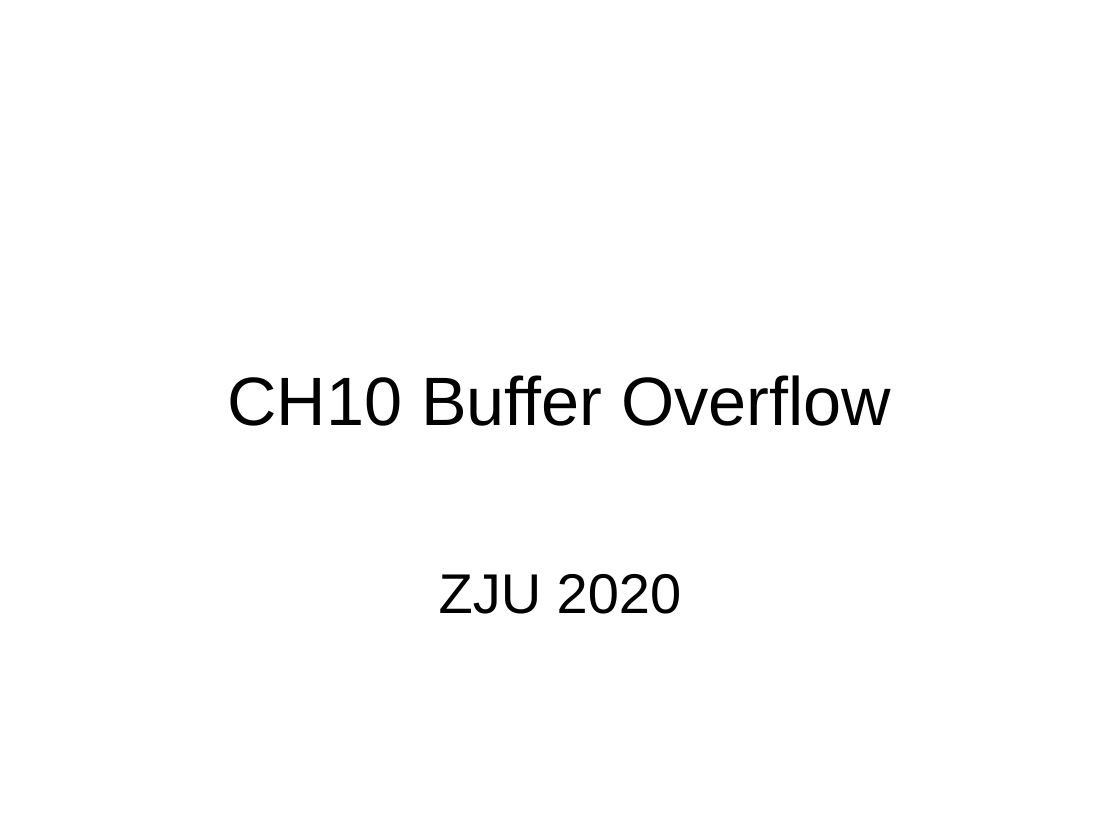
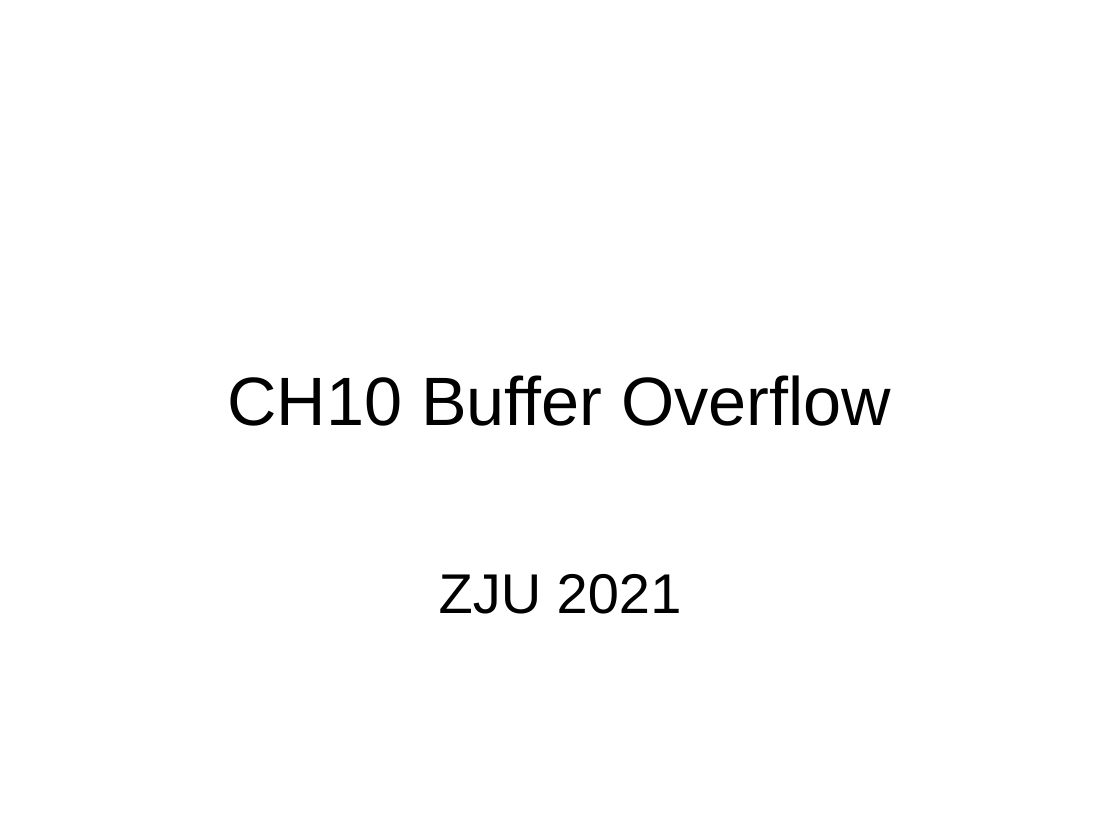
Before and after one commit to gulaoshi/gu.github.io, a slide deck: slide 1 of InfoSec/PPTs/L11-CH10-Buffer Overflow.pptx. Drawn at 1120x840 pixels with LibreOffice and Linux fonts; fonts in the diff are those of the drawing. Boxes give left, top, right and bottom in pixels: in the first picture for what was removed or moved away, otherwise in the second. Text is boxed around its words. In the diff, an @@ line names an element or a change of style, - is before the commit and + after.

```diff
--- a/InfoSec/PPTs/L11-CH10-Buffer Overflow.pptx
+++ b/InfoSec/PPTs/L11-CH10-Buffer Overflow.pptx
@@ subtitle at (439,574,682,614): text changed @@
-ZJU 2020
+ZJU 2021
```
Also in this commit, not shown: 15 other files.
